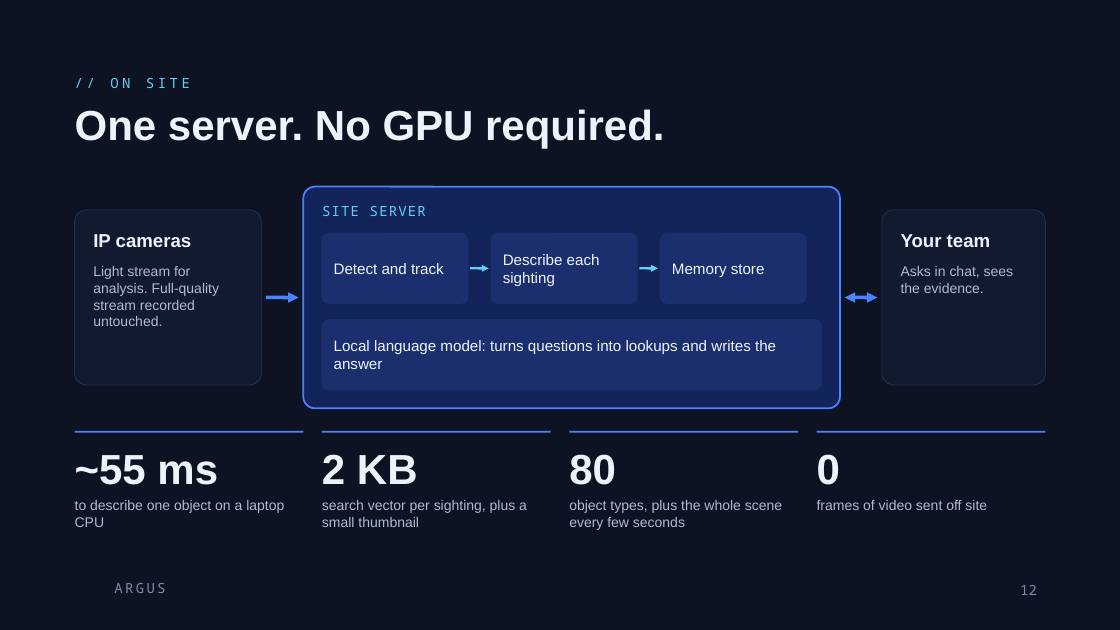
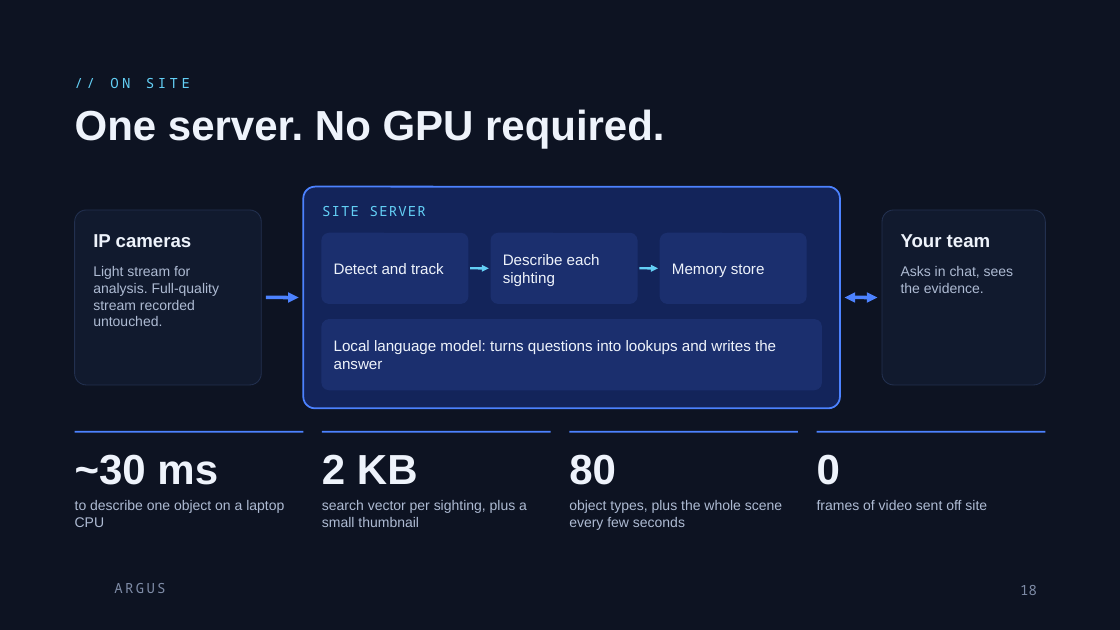
Before and after one commit to rachadlakis/mobius-tensors, a slide deck: slide 18 of docs/argus/Argus.pptx (slide 12 before the commit). Drawn at 1120x630 pixels with LibreOffice and Linux fonts; fonts in the diff are those of the drawing; background and template pictures are left out. Boxes give left, top, right and bottom in pixels: in the first picture for what was removed or moved away, otherwise in the second. Text is boxed around its words. In the diff, an @@ line names an element or a change of style, - is before the commit and + after.

```diff
--- a/docs/argus/Argus.pptx
+++ b/docs/argus/Argus.pptx
@@ text at (75,454,218,485): text changed @@
-~55 ms
+~30 ms
@@ page number at (1020,585,1037,595): text changed @@
-12
+18
```
Also in this commit, not shown: 4 other slides changed, 6 slides added, 34 other files.
